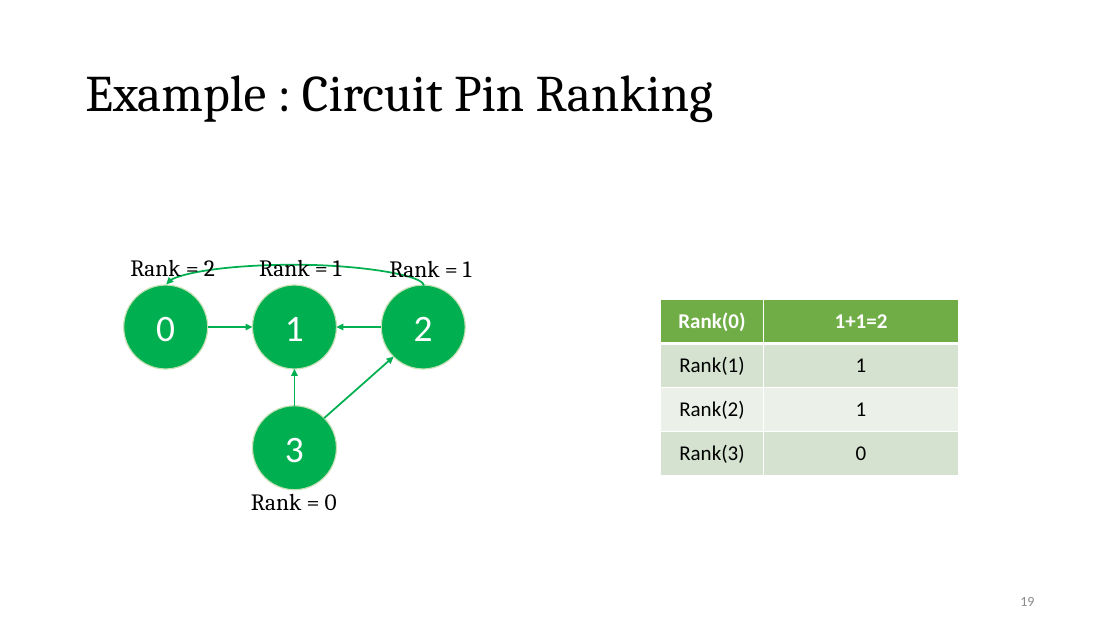
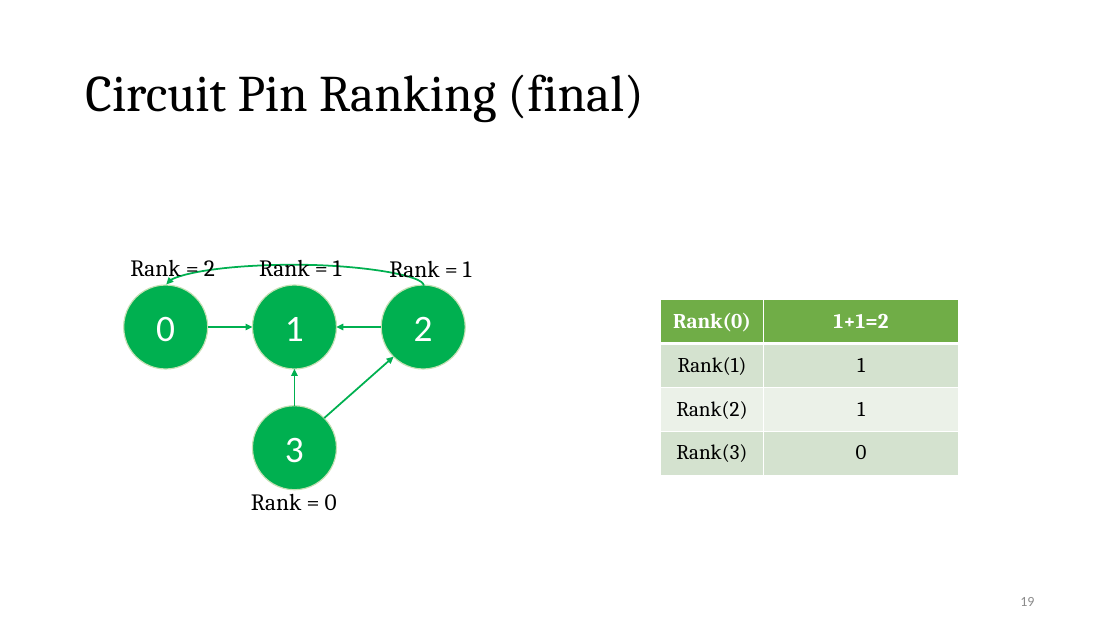
Before and after one commit to Pacific-Feng-Studuies/Studied-Papers, a slide deck: slide 20 of GM/Partition/Fast STA Graph Partitioning Framework for Multi-GPU Acceleration/Fast STA Graph Partitioning Framework for Multi-GPU Acceleration.pptx. Drawn at 1120x630 pixels with LibreOffice and Linux fonts; fonts in the diff are those of the drawing. Boxes give left, top, right and bottom in pixels: in the first picture for what was removed or moved away, otherwise in the second. Text is boxed around its words. In the diff, an @@ line names an element or a change of style, - is before the commit and + after.

```diff
--- a/GM/Partition/Fast STA Graph Partitioning Framework for Multi-GPU Acceleration/Fast STA Graph Partitioning Framework for Multi-GPU Acceleration.pptx
+++ b/GM/Partition/Fast STA Graph Partitioning Framework for Multi-GPU Acceleration/Fast STA Graph Partitioning Framework for Multi-GPU Acceleration.pptx
@@ title at bbox=[85, 74, 644, 122]: text changed @@
-Example : Circuit Pin Ranking
+Circuit Pin Ranking (final)
@@ table at bbox=[660, 300, 959, 476] @@
@@ font Calibri to Cambria @@
```
Also in this commit, not shown: 7 other slides changed, 9 slides added.
